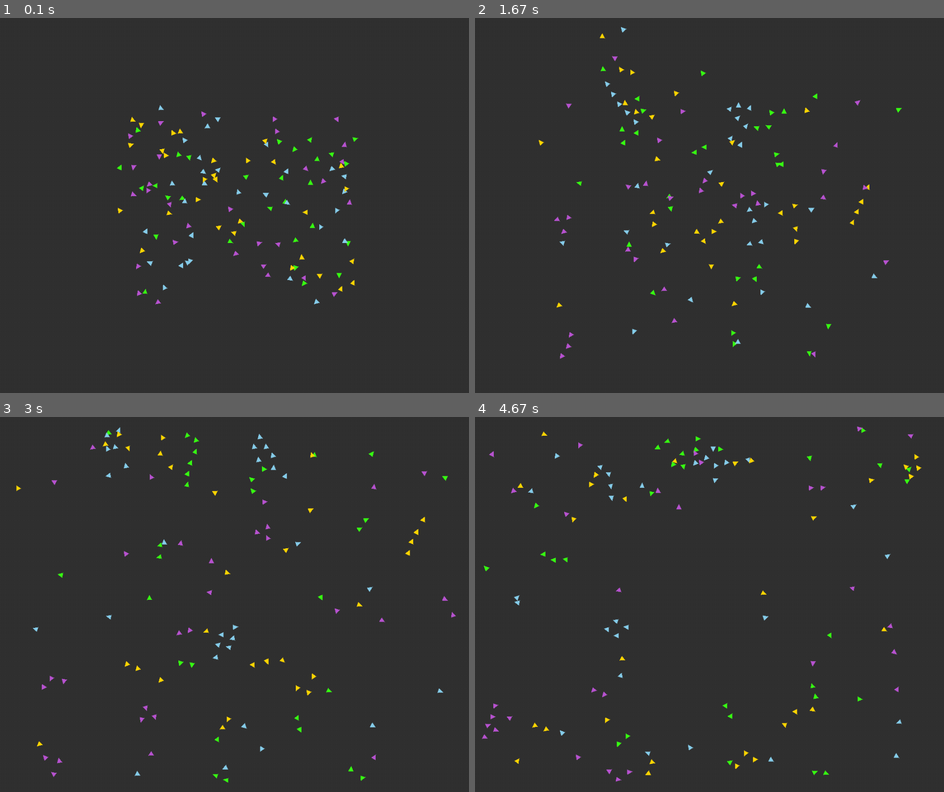
Above: before the commit, frames 1-4 (two rows, left to right).
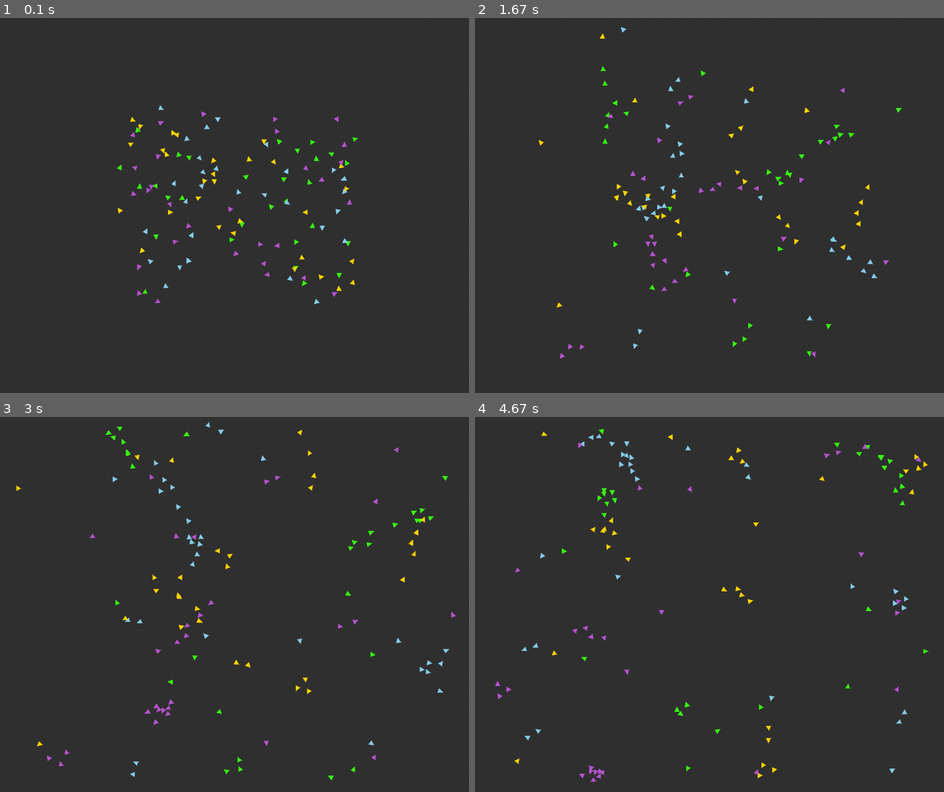
Above: after the commit, the same moments.

Repository: KtianG/pygame-boids-simulation
Game: pygame game, started from main.py
Same seed, same stepped clock (60 frames per second), same inputs: the game is played once before the commit and once after it.
Inputs:
- Up to frame 1 (0.1 s): no input
- Up to frame 2 (1.67 s): no input
- Up to frame 3 (3 s): no input
- Up to frame 4 (4.67 s): no input

The runs differ from the first frame. In frame 1, 0.7% of the frame differs, in the area x 27-76%, y 26-77%; in frame 2, 1.8%; in frame 3, 2.1%; in frame 4, 2.2%, in the area x 1-97%, y 2-98%.

Commit message:
Update variables.py

Diff:
--- a/variables.py
+++ b/variables.py
@@ -19,7 +19,7 @@
 MIN_SPEED = 1
 RANDOMNESS = 0.05
 DESIRED_SEPARATION = 25
-NEIGHBOR_DIST = 50
-SEPARATION_WEIGHT = 1.5
+NEIGHBOR_DIST = 70
+SEPARATION_WEIGHT = 1
 ALIGNMENT_WEIGHT = 1.0
-COHESION_WEIGHT = 0.1
+COHESION_WEIGHT = 0.5
